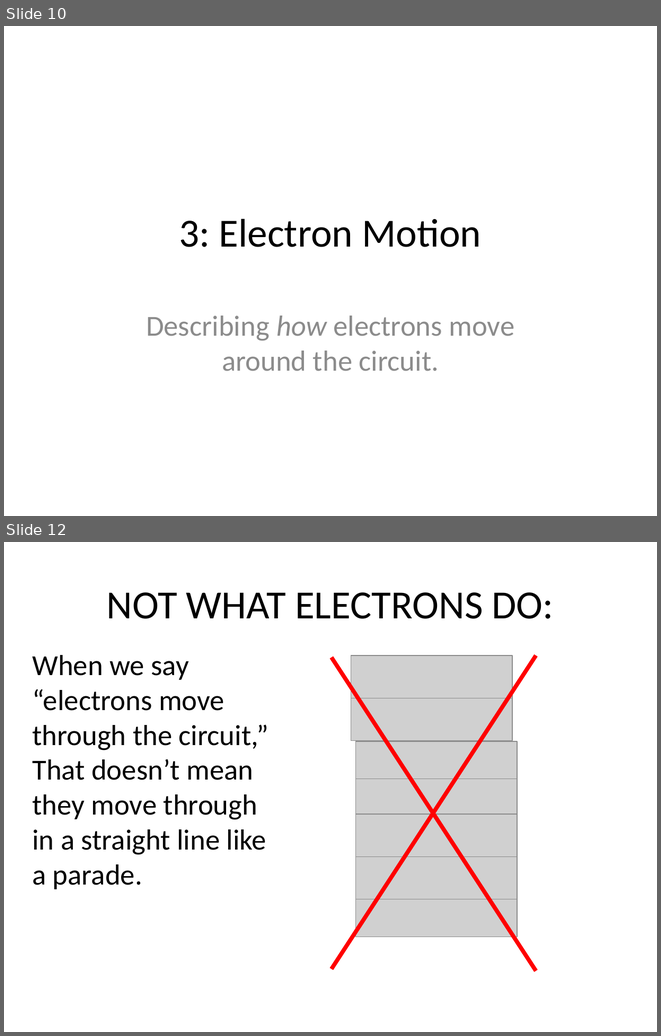
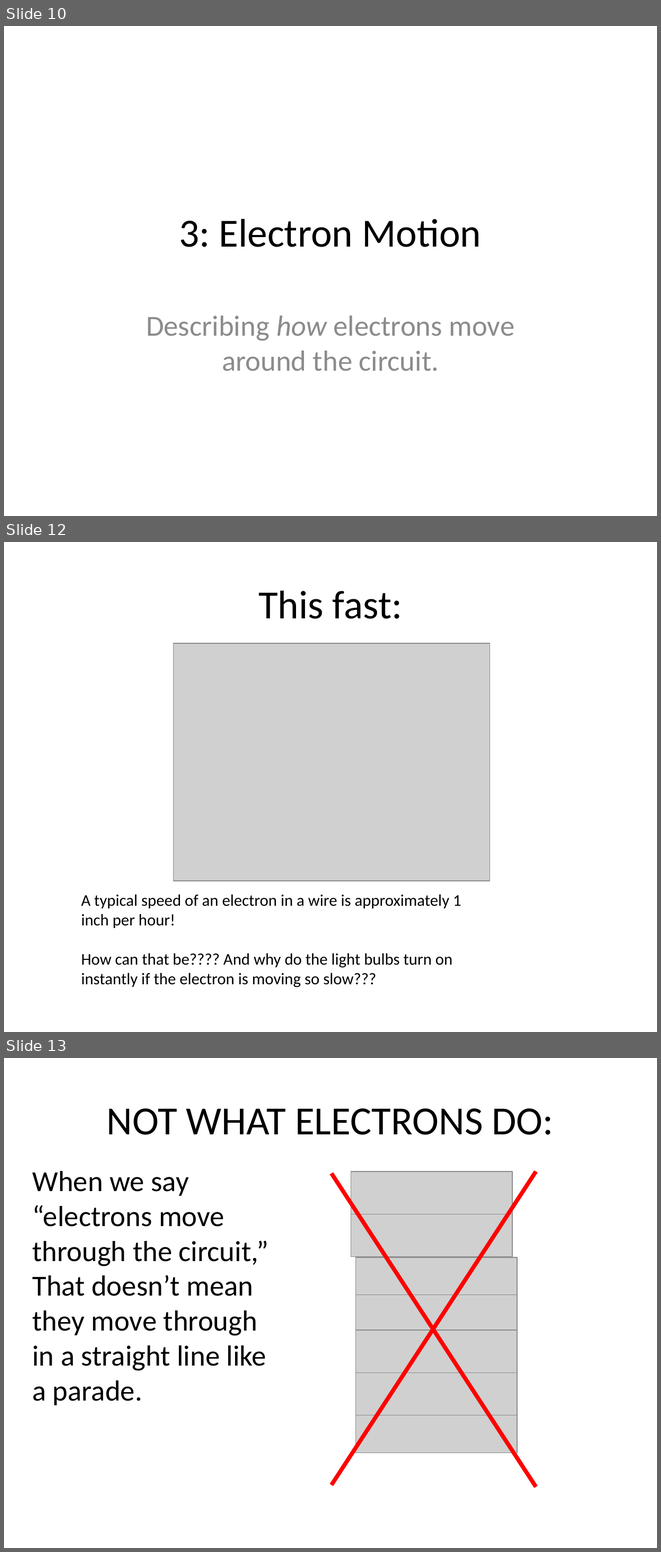
Before and after one commit to danielkuncik/teachingWebsite, a slide deck: public/physicsPackets/electron_motion_slideshow.pptx. Shown one above the other, each under a label of ours: slides 10 and 12 before the commit, slides 10, 12 and 13 after it; the slides between them are not shown. The pictures are 661x1036 and 661x1552 pixels, drawn with LibreOffice and Linux fonts; fonts in the diff are those of the drawing; grey boxes stand for pictures. Boxes give left, top, right and bottom in pixels: in the first picture for what was removed or moved away, otherwise in the second. Text is boxed around its words. In the diff, an @@ line names an element or a change of style, - is before the commit and + after.

```diff
--- a/public/physicsPackets/electron_motion_slideshow.pptx
+++ b/public/physicsPackets/electron_motion_slideshow.pptx
@@ slide 12 added at (4, 542, 657, 1032), background #FFFFFF @@
@@ title added at (258, 590, 403, 619), 44 pt, text #000000 @@
+This fast:
@@ picture added at (173, 643, 490, 881) @@
@@ text added at (81, 894, 461, 987), 18 pt, text #000000 @@
+A typical speed of an electron in a wire is approximately 1 inch per hour!
+How can that be???? And why do the light bulbs turn on instantly if the electron is moving so slow???
@@ what was slide 12 is now slide 13 @@
```
Also in this commit, not shown: 5 slides changed, 1 other slide added, 1 other file.
